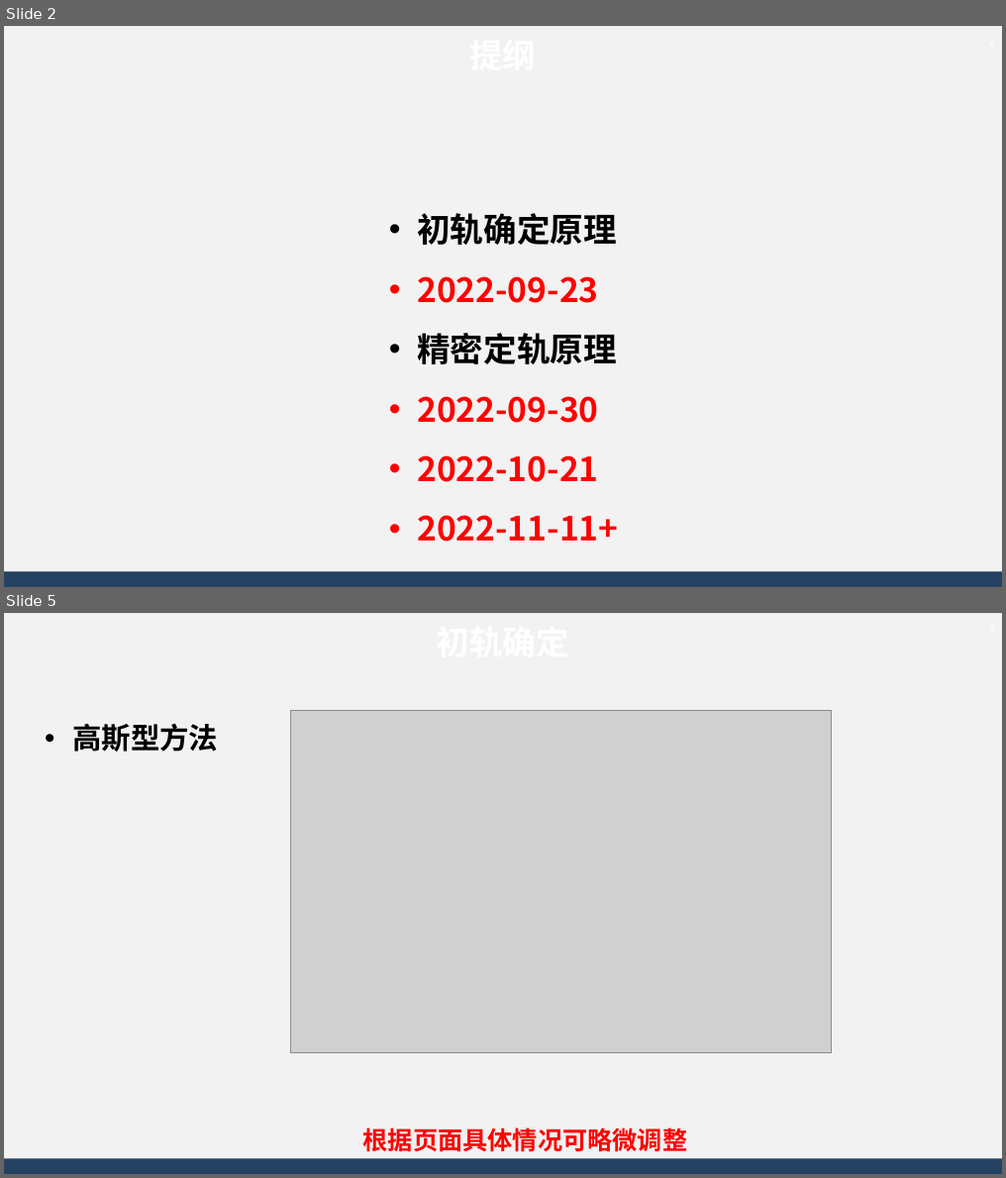
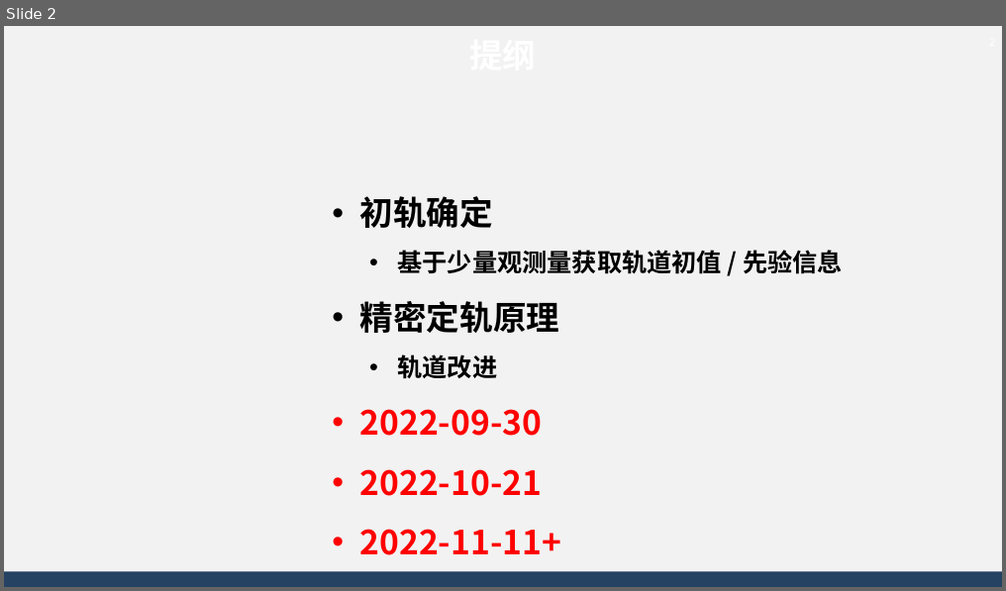
Before and after one commit to AsBackup/DAOSSA, a slide deck: 12 初轨确定和精密定轨原理.pptx. Shown one above the other, each under a label of ours: slides 2 and 5 before the commit, slide 2 after it; the slides between them are not shown. The pictures are 1006x1178 and 1006x591 pixels, drawn with LibreOffice and Linux fonts; fonts in the diff are those of the drawing; grey boxes stand for pictures; background and template pictures are left out. Boxes give left, top, right and bottom in pixels: in the first picture for what was removed or moved away, otherwise in the second. Text is boxed around its words. In the diff, an @@ line names an element or a change of style, - is before the commit and + after.

```diff
--- a/12 初轨确定和精密定轨原理.pptx
+++ b/12 初轨确定和精密定轨原理.pptx
@@ slide 5 removed at (4, 613, 1002, 1174), background #F2F2F2; not listed: 1 template element that a slide beside it also shows @@
@@ text removed at (4, 613, 1002, 671) @@
-初轨确定
@@ page number removed at (966, 613, 1002, 643) @@
-5
@@ text removed at (72, 723, 218, 752) @@
-• 高斯型方法
@@ picture removed at (291, 710, 831, 1054) @@
@@ text removed at (363, 1128, 688, 1153) @@
-根据页面具体情况可略微调整
@@ slide 2 changed as well @@
@@ text "初轨确定": place and size @@
-text "初轨确定" at (417, 213, 618, 542)
+text "初轨确定" at (360, 196, 843, 556)
@@ text at (360, 196, 843, 274): text changed; size 32 to 24 pt; text colour #FF0000 to #000000 @@
-• 初轨确定原理
-• 2022-09-23
+• 初轨确定
+  • 基于少量观测量获取轨道初值 / 先验信息
@@ text at (397, 355, 497, 379): paragraph added @@
+  • 轨道改进
```
Also in this commit, not shown: 4 other slides changed, 13 slides added, 5 other slides removed, 5 other files.
